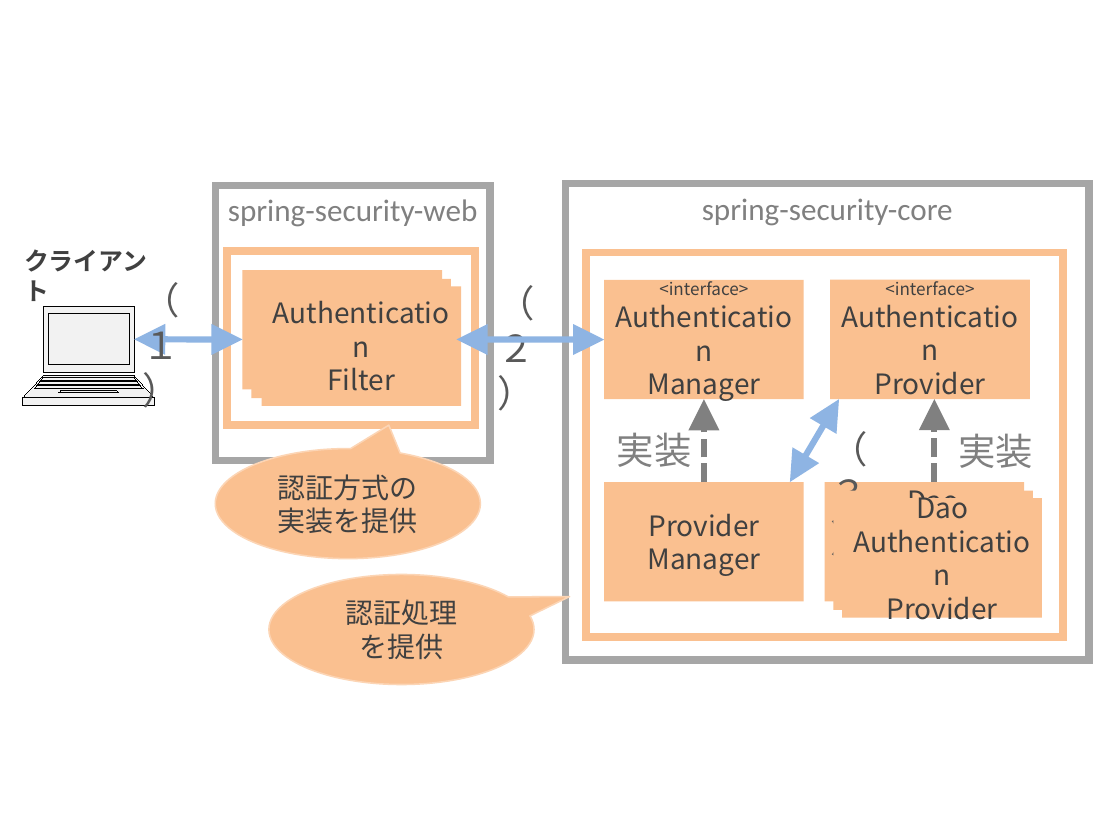
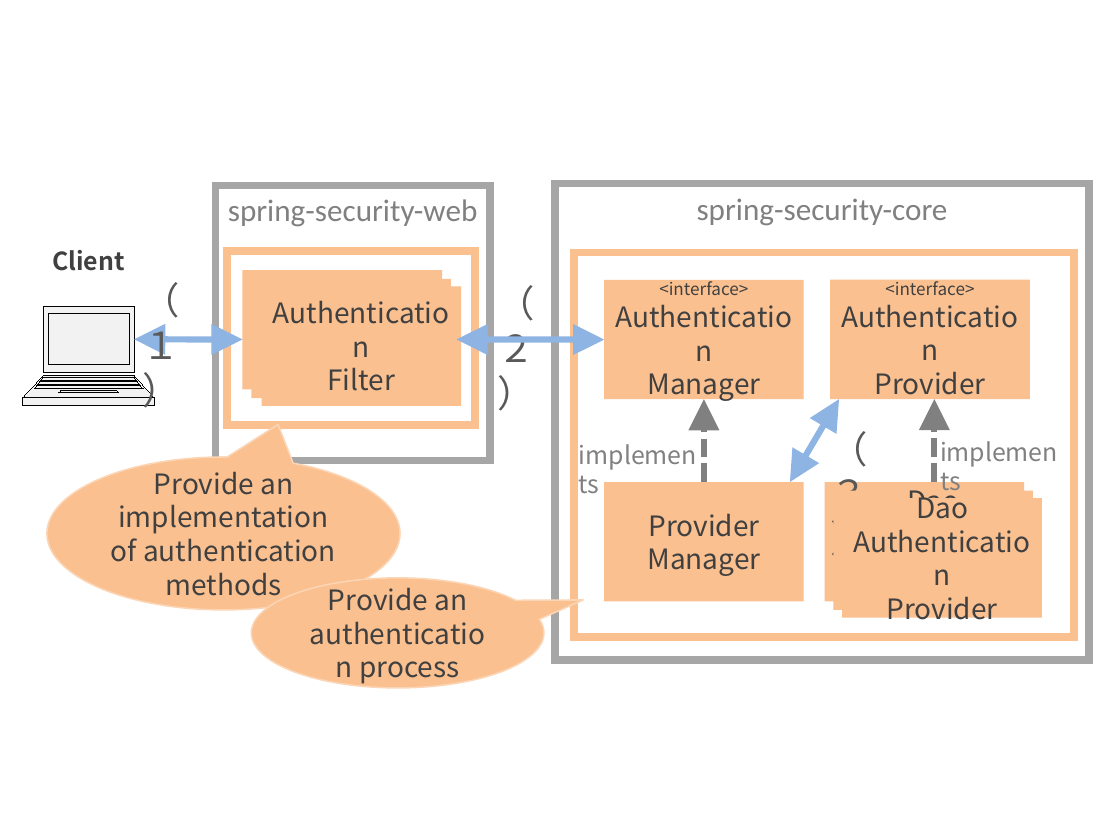
Before and after one commit to ynojima/guideline, a slide deck: slide 1 of source/Security/images_Authentication/materialAuthentication.pptx. Drawn at 1120x840 pixels with LibreOffice and Linux fonts; fonts in the diff are those of the drawing. Boxes give left, top, right and bottom in pixels: in the first picture for what was removed or moved away, otherwise in the second. Text is boxed around its words. In the diff, an @@ line names an element or a change of style, - is before the commit and + after.

```diff
--- a/source/Security/images_Authentication/materialAuthentication.pptx
+++ b/source/Security/images_Authentication/materialAuthentication.pptx
@@ rectangle "spring-security-core": place and size @@
-rectangle "spring-security-core" at box(566, 184, 1089, 660)
+rectangle "spring-security-core" at box(556, 184, 1090, 660)
@@ text at box(52, 250, 124, 271): text changed @@
-クライアント
+Client
@@ rectangle: place and size @@
-rectangle at box(586, 253, 1063, 637)
+rectangle at box(575, 253, 1074, 637)
@@ text at box(617, 426, 692, 467): text changed; size 24 to 16 pt @@
-実装
+implements
@@ text added at box(928, 431, 1073, 473), 16 pt, text #808080 @@
+implements
@@ text removed at box(958, 433, 1033, 468) @@
-実装
@@ speech bubble "Provide an implementation of authentication ...": place and size @@
-speech bubble "Provide an implementation of authentication ..." at box(215, 449, 480, 559)
+speech bubble "Provide an implementation of authentication ..." at box(47, 457, 400, 610)
@@ text in speech bubble at box(143, 471, 459, 685): text changed @@
-認証処理
-を提供
+Provide an authentication process
@@ speech bubble "Provide an authentication process": place and size @@
-speech bubble "Provide an authentication process" at box(269, 575, 534, 684)
+speech bubble "Provide an authentication process" at box(251, 578, 543, 688)
@@ text in speech bubble at box(111, 504, 328, 596): text changed @@
-認証方式の
-実装を提供
+Provide an implementation of authentication methods
```
Also in this commit, not shown: 4 other slides changed, 14 other files.
